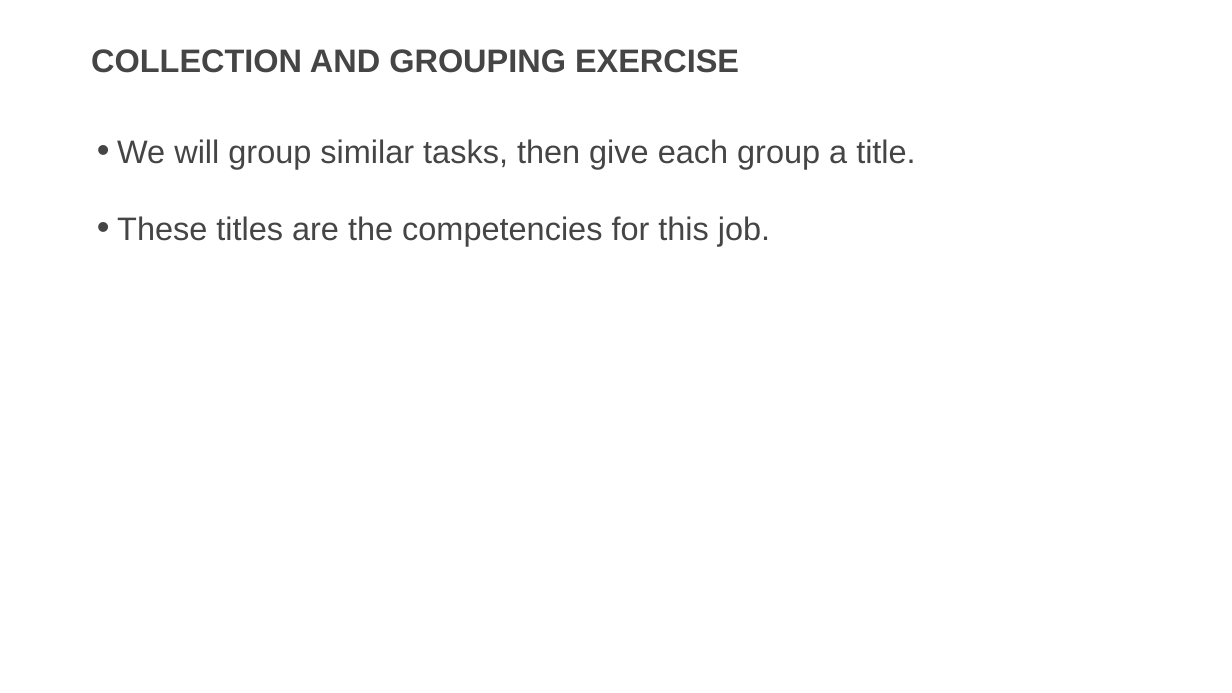
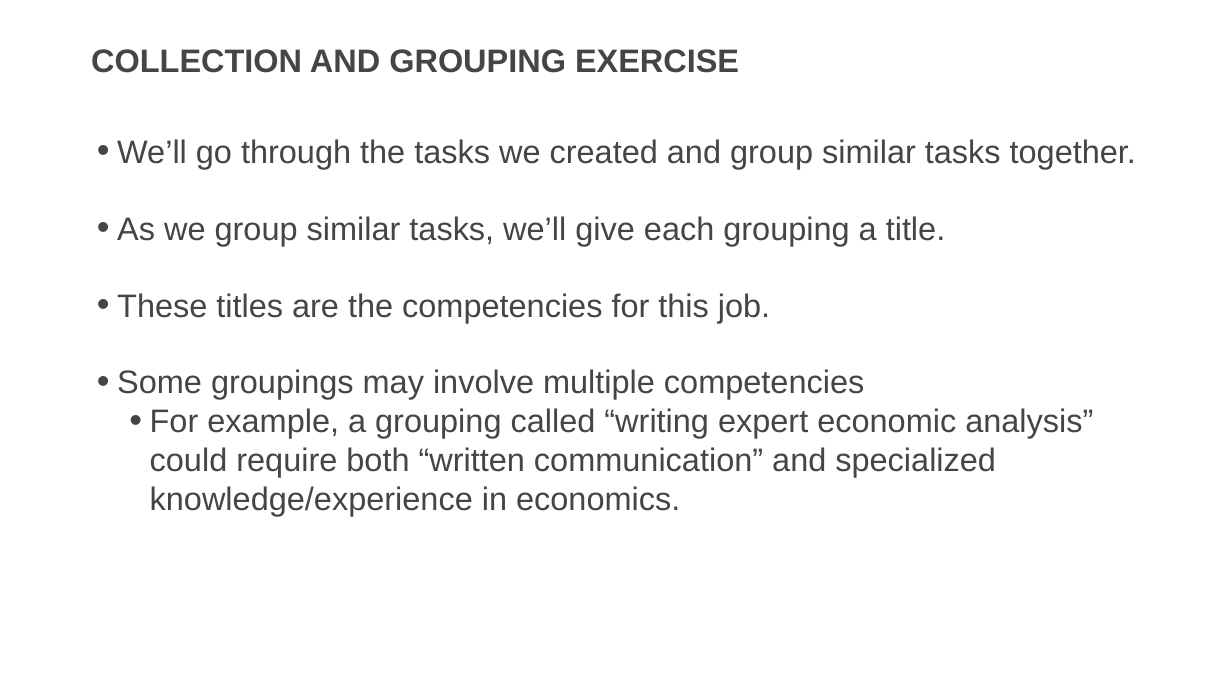
Before and after one commit to usds/SME-QA-Website, a slide deck: slide 9 of toolkit/job-analysis/job-analysis-presentation.pptx (slide 7 before the commit). Drawn at 1232x693 pixels with LibreOffice and Linux fonts; fonts in the diff are those of the drawing. Boxes give left, top, right and bottom in pixels: in the first picture for what was removed or moved away, otherwise in the second. Text is boxed around its words. In the diff, an @@ line names an element or a change of style, - is before the commit and + after.

```diff
--- a/toolkit/job-analysis/job-analysis-presentation.pptx
+++ b/toolkit/job-analysis/job-analysis-presentation.pptx
@@ text at [117, 139, 1136, 246]: text changed @@
-• We will group similar tasks, then give each group a title.
+• We’ll go through the tasks we created and group similar tasks together.
+• As we group similar tasks, we’ll give each grouping a title.
@@ text at [117, 369, 1093, 517]: paragraphs added @@
+• Some groupings may involve multiple competencies
+  • For example, a grouping called “writing expert economic analysis” could require both “written communication” and specialized knowledge/experience in economics.
```
Also in this commit, not shown: 1 other slide changed, 2 slides added.
